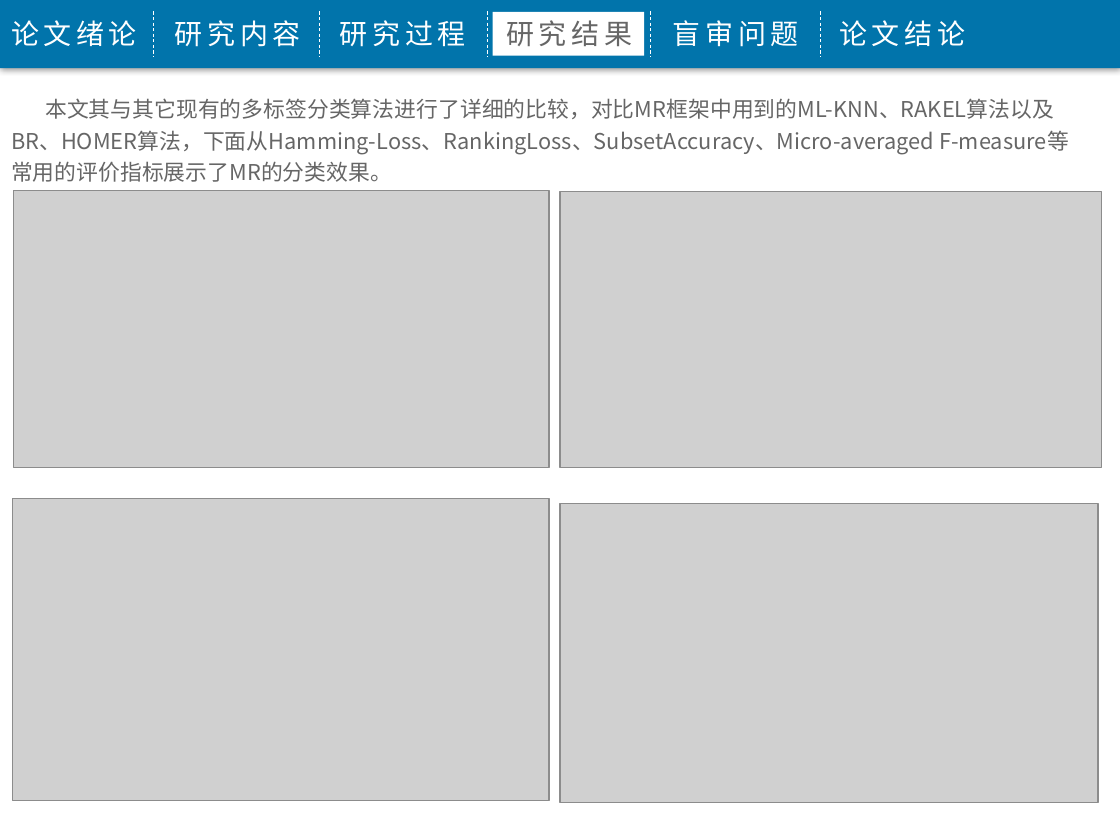
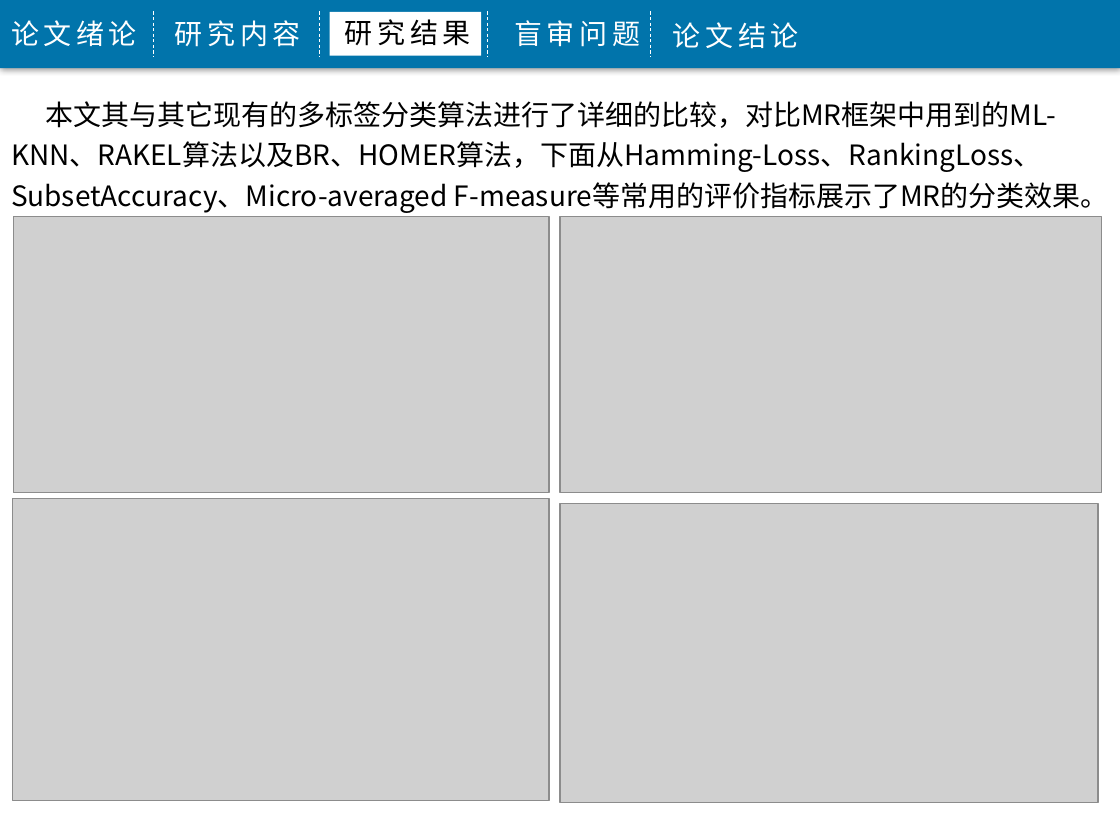
Before and after one commit to j1611328786/Big-Data, a slide deck: slide 25 of 程敬-3115316010-5085班毕业答辩.pptx (slide 21 before the commit). Drawn at 1120x840 pixels with LibreOffice and Linux fonts; fonts in the diff are those of the drawing; grey boxes stand for pictures; background and template pictures are left out. Boxes give left, top, right and bottom in pixels: in the first picture for what was removed or moved away, otherwise in the second. Text is boxed around its words. In the diff, an @@ line names an element or a change of style, - is before the commit and + after.

```diff
--- a/程敬-3115316010-5085班毕业答辩.pptx
+++ b/程敬-3115316010-5085班毕业答辩.pptx
@@ rectangle: place and size @@
-rectangle at [493, 12, 644, 56]
+rectangle at [329, 12, 480, 56]
@@ text "研究结果": place and size @@
-text "研究结果" at [506, 20, 632, 46]
+text "研究结果" at [345, 19, 471, 46]
@@ text "研究结果" at [345, 19, 471, 46]: text colour #666666 to #000000 @@
@@ text removed at [340, 20, 466, 47] @@
-研究过程
@@ text "盲审问题": place and size @@
-text "盲审问题" at [673, 20, 799, 47]
+text "盲审问题" at [514, 20, 640, 47]
@@ text "论文结论": place and size @@
-text "论文结论" at [839, 20, 965, 47]
+text "论文结论" at [673, 22, 799, 49]
@@ line removed from (821, 11) to (821, 56) @@
@@ text "本文其与其它现有的多标签分类算法进行了详细的比较，对比MR框架中用到的ML-KNN、RAKEL算法以及BR、HOMER算 ..." at [11, 101, 1109, 213]: size 14 to 18 pt, text colour #666666 to #000000 @@
@@ picture: place and size @@
-picture at [13, 190, 549, 467]
+picture at [13, 216, 549, 493]
@@ picture: place and size @@
-picture at [560, 192, 1101, 467]
+picture at [560, 216, 1101, 492]
```
Also in this commit, not shown: 17 other slides changed, 7 slides added, 3 slides removed, 1 other file.
